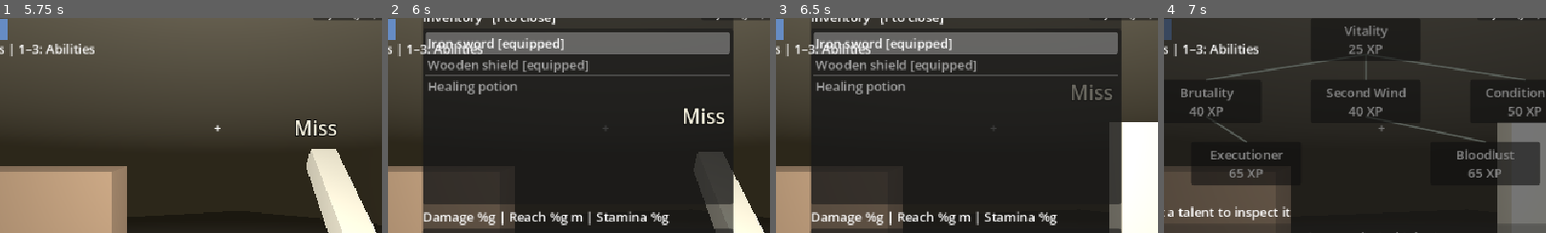
Above: before the commit, frames 1-4 (left to right).
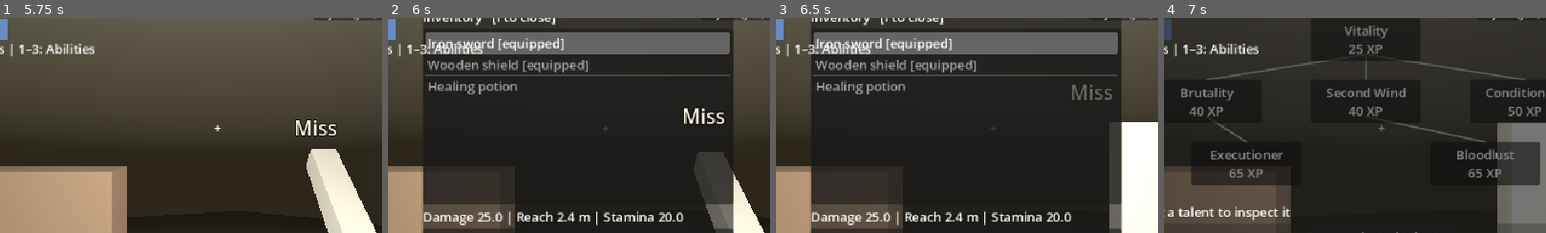
Above: after the commit, the same moments.

Repository: tdonnenfeld/LABIJ
Game: Godot game, scene res://game/main.tscn
The game is run twice, just before and just after one commit, with the same random seed, the same clock (stepped at 60 frames per second) and the same inputs.
Inputs (mouse positions are % of the whole screen's width and height, from its top left):
- Up to frame 1 (5.75 s): click "Solo" at 0.5 s; click "Combat" at 1.25 s; click "XP" at 2 s; click "All" at 2.75 s; click "Loot" at 3.5 s; click "Party" at 4.25 s; tap Enter at 5 s; move the mouse to (55, 50) at 5.02 s; hold W from 5.03 s (still down); tap L at 5.1 s; click (55, 50) at 5.17 s
- Up to frame 2 (6 s): keep holding W; move the mouse to (45, 50) at 5.77 s; tap I at 5.85 s; click (45, 50) at 5.92 s
- Up to frame 3 (6.5 s): keep holding W
- Up to frame 4 (7 s): move the mouse to (60, 28) at 6.52 s; release W at 6.53 s; hold D from 6.53 s (still down); tap K at 6.6 s; click (60, 28) at 6.67 s
The pictures show only the part of the screen within x 22-72%, y 25-75%; the shares and areas given below are measured in that part.

Frame 1 is identical in both runs. In frame 2, 1.6% of the frame differs, in the area x 23-78%, y 89-97%; in frame 3, 1.6%; in frame 4, nothing differs.

Commit message:
Fix unsupported numeric formats and GDScript shadowing warnings

Diff:
--- a/game/combat/projectiles.gd
+++ b/game/combat/projectiles.gd
@@ -4,13 +4,13 @@
 var next_id := 1
 var visual := false
 
-func launch(floor_id: int, at: Vector3, direction: Vector3, speed: float, reach: float, damage: float, color: Color, owner: int, enemy: bool, effect: String, domain: int, bonus: float = 0.0) -> void:
+func launch(floor_id: int, at: Vector3, direction: Vector3, speed: float, reach: float, damage: float, color: Color, source_peer: int, enemy: bool, effect: String, domain: int, bonus: float = 0.0) -> void:
 	if direction.length_squared() < 0.001:
 		return
 	var id := next_id
 	next_id += 1
 	var node := make_node(at, color)
-	shots[id] = {"node": node, "floor": floor_id, "velocity": direction.normalized() * speed, "remaining": reach, "damage": damage, "color": color, "owner": owner, "enemy": enemy, "effect": effect, "domain": domain, "bonus": bonus}
+	shots[id] = {"node": node, "floor": floor_id, "velocity": direction.normalized() * speed, "remaining": reach, "damage": damage, "color": color, "owner": source_peer, "enemy": enemy, "effect": effect, "domain": domain, "bonus": bonus}
 
 func make_node(at: Vector3, color: Color) -> Node3D:
 	var node := Node3D.new()
--- a/game/items/inventory_ui.gd
+++ b/game/items/inventory_ui.gd
@@ -58,23 +58,23 @@
 	use_button.text = "Equip / use"
 	match item.kind:
 		"weapon":
-			details.text = "Damage %g | Reach %g m | Stamina %g" % [item.damage, item.reach, item.stamina_cost]
+			details.text = "Damage %s | Reach %s m | Stamina %s" % [String.num(item.damage, 2), String.num(item.reach, 2), String.num(item.stamina_cost, 2)]
 			if item.projectile_speed > 0:
 				details.text += " | Ranged"
 			if item.poison > 0:
-				details.text += " | Poison %g/s" % item.poison
+				details.text += " | Poison %s/s" % String.num(item.poison, 2)
 			if item.spell_power > 0:
-				details.text += " | Spell power +%g%%" % (item.spell_power * 100)
+				details.text += " | Spell power +%s%%" % String.num(item.spell_power * 100, 2)
 		"scroll":
 			var node := Skills.Talents.find(item.spell_id)
 			details.text = "Read to learn permanently | %s mastery %d" % [Skills.TITLES[node[1]], Skills.SCROLL_REQUIREMENTS[item.spell_id]]
 			use_button.text = "Read scroll"
 		"armor":
-			details.text = "Damage reduction: %g%% | Magic resist: %g%%" % [item.armor * 100, item.magic_resistance * 100]
+			details.text = "Damage reduction: %s%% | Magic resist: %s%%" % [String.num(item.armor * 100, 2), String.num(item.magic_resistance * 100, 2)]
 		"shield":
-			details.text = "Damage blocked: %g%%" % (item.reduction * 100)
+			details.text = "Damage blocked: %s%%" % String.num(item.reduction * 100, 2)
 		_:
-			details.text = "Restores %g HP" % item.heal
+			details.text = "Restores %s HP" % String.num(item.heal, 2)
 
 func send(drop: bool) -> void:
 	var selected := list.get_selected_items()
--- a/game/main.gd
+++ b/game/main.gd
@@ -297,7 +297,7 @@
 	var actor := Player.new()
 	actor.name = str(id)
 	add_child(actor)
-	actor.position = Vector3(float(actors.size() % 4) * 0.85, 1.0, float(actors.size() / 4) * 0.85)
+	actor.position = Vector3(float(actors.size() % 4) * 0.85, 1.0, float(floori(float(actors.size()) / 4.0)) * 0.85)
 	actor.setup(not dedicated and id == multiplayer.get_unique_id(), not dedicated and DisplayServer.get_name() != "headless")
 	actors[id] = actor
 	if multiplayer.is_server():
@@ -636,7 +636,7 @@
 		if actor.use_item(index):
 			world.journal.add("Loot", "%s %s %s" % [actor.display_name, "reads" if item.kind == "scroll" else ("uses" if item.kind == "consumable" else "equips"), item.title])
 			if actor.health > before:
-				world.journal.add("Combat", "%s restores %g HP" % [actor.display_name, actor.health - before], actor.floor_id, actor.position + Vector3.UP, "+%d" % roundi(actor.health - before), "heal", int(actor.name))
+				world.journal.add("Combat", "%s restores %s HP" % [actor.display_name, String.num(actor.health - before, 2)], actor.floor_id, actor.position + Vector3.UP, "+%d" % roundi(actor.health - before), "heal", int(actor.name))
 
 func _skill_action(index: int, value: int) -> void:
 	if multiplayer.is_server():
--- a/game/ui/combat_feedback.gd
+++ b/game/ui/combat_feedback.gd
@@ -11,20 +11,20 @@
 		return
 	var color: Color = COLORS.get(event.style, Color.WHITE)
 	if event.target == local_id and local_layer:
-		var label := Label.new()
-		label.text = event.floating
-		label.add_theme_font_size_override("font_size", 25)
-		label.add_theme_color_override("font_color", color)
-		label.add_theme_color_override("font_outline_color", Color.BLACK)
-		label.add_theme_constant_override("outline_size", 5)
-		label.mouse_filter = Control.MOUSE_FILTER_IGNORE
-		local_layer.add_child(label)
-		label.position = local_layer.size * Vector2(0.60, 0.49) + Vector2(0, float(screen_count % 4) * 25)
+		var screen_label := Label.new()
+		screen_label.text = event.floating
+		screen_label.add_theme_font_size_override("font_size", 25)
+		screen_label.add_theme_color_override("font_color", color)
+		screen_label.add_theme_color_override("font_outline_color", Color.BLACK)
+		screen_label.add_theme_constant_override("outline_size", 5)
+		screen_label.mouse_filter = Control.MOUSE_FILTER_IGNORE
+		local_layer.add_child(screen_label)
+		screen_label.position = local_layer.size * Vector2(0.60, 0.49) + Vector2(0, float(screen_count % 4) * 25)
 		screen_count += 1
-		var tween := label.create_tween().set_parallel(true)
-		tween.tween_property(label, "position:y", label.position.y - 65, 1.1)
-		tween.tween_property(label, "modulate:a", 0.0, 0.45).set_delay(0.65)
-		tween.chain().tween_callback(label.queue_free)
+		var tween := screen_label.create_tween().set_parallel(true)
+		tween.tween_property(screen_label, "position:y", screen_label.position.y - 65, 1.1)
+		tween.tween_property(screen_label, "modulate:a", 0.0, 0.45).set_delay(0.65)
+		tween.chain().tween_callback(screen_label.queue_free)
 		return
 	if texts.size() >= 64:
 		var old: Dictionary = texts.pop_front()
--- a/game/world.gd
+++ b/game/world.gd
@@ -110,11 +110,11 @@
 		marker(jewel_marker, Vector3.ZERO, "THE JEWEL [E]", Color("#e9c96d"))
 		jewel_marker.hide()
 
-func spawn_monster(id: int, floor_id: int, kind: String, at: Vector3, party_size: int, boss: bool, reserve: bool = false) -> void:
+func spawn_monster(id: int, floor_id: int, kind: String, at: Vector3, group_size: int, boss: bool, reserve: bool = false) -> void:
 	var stats := Bestiary.stats(kind)
 	var mob := Node3D.new()
 	add_child(mob)
-	var hp: float = float(stats[1]) * (1.0 + 0.35 * (clampi(party_size, 1, 8) - 1) if boss else 1.0)
+	var hp: float = float(stats[1]) * (1.0 + 0.35 * (clampi(group_size, 1, 8) - 1) if boss else 1.0)
 	mob.position = at + Vector3.UP * float(stats[11]) * 0.5
 	if visual:
 		var mesh := MeshInstance3D.new()
@@ -251,7 +251,7 @@
 		mob.threat = {peer_id: maxf(Threat.PULL, mob.threat.get(peer_id, 0.0))}
 		mob.force_timer = 0.0
 		mob.floor = destination
-		mob.node.position = arrival + Vector3(1.0 + float(i % 3) * 0.6, float(Bestiary.stats(mob.kind)[11]) * 0.5, float(i / 3) * 0.6)
+		mob.node.position = arrival + Vector3(1.0 + float(i % 3) * 0.6, float(Bestiary.stats(mob.kind)[11]) * 0.5, float(floori(float(i) / 3.0)) * 0.6)
 	return true
 
 func simulate(actors: Dictionary, delta: float) -> void:
@@ -426,10 +426,10 @@
 		return false
 	var weapon = Catalog.get_item(actor.inventory.weapon)
 	if weapon.projectile_speed > 0:
-		var owner = party.find_key(actor)
+		var source_peer = party.find_key(actor)
 		var direction := Vector3(-sin(actor.heading), 0, -cos(actor.heading))
 		var effect := "arrow_poison" if actor.skills.learned.has("venom_arrow") else "arrow"
-		projectiles.launch(actor.floor_id, actor.position, direction, weapon.projectile_speed, actor.attack_reach(), actor.attack_damage(), weapon.tint, 0 if owner == null else owner, false, effect, 10, actor.skills.bonus("pierce", 10))
+		projectiles.launch(actor.floor_id, actor.position, direction, weapon.projectile_speed, actor.attack_reach(), actor.attack_damage(), weapon.tint, 0 if source_peer == null else source_peer, false, effect, 10, actor.skills.bonus("pierce", 10))
 		actor.empowered = ""
 		return false
 	var hits: Array = []
@@ -483,8 +483,8 @@
 			status_event(mob, "Bleeding")
 		mob.bleed = 4.0
 		mob.bleed_damage = bleed
-		var owner = party.find_key(actor)
-		mob.bleed_owner = 0 if owner == null else owner
+		var source_peer = party.find_key(actor)
+		mob.bleed_owner = 0 if source_peer == null else source_peer
 	mob.stun = maxf(mob.stun, actor.skills.bonus("stagger", domain))
 	if Catalog.get_item(actor.inventory.weapon).poison > 0:
 		if mob.poison <= 0:
@@ -549,12 +549,12 @@
 	actor.skills.discovered.append(secret_id)
 	return true
 
-func cast(actor, owner: int, id: String) -> void:
+func cast(actor, source_peer: int, id: String) -> void:
 	var stats := Spells.get_spell(id)
 	var direction := Vector3(-sin(actor.heading), 0, -cos(actor.heading))
 	var damage: float = stats[2] * (1.0 + actor.skills.bonus("spell_damage", stats[0]) + Catalog.get_item(actor.inventory.weapon).spell_power)
 	var bonus: float = actor.skills.bonus("burn_bonus", stats[0]) + actor.skills.bonus("slow_bonus", stats[0])
-	projectiles.launch(actor.floor_id, actor.position, direction, stats[3], stats[4], damage, stats[6], owner, false, stats[7], stats[0], bonus)
+	projectiles.launch(actor.floor_id, actor.position, direction, stats[3], stats[4], damage, stats[6], source_peer, false, stats[7], stats[0], bonus)
 
 func spell_hit(shot: Dictionary, mob: Dictionary, actors: Dictionary) -> void:
 	if shot.effect == "blast":
@@ -572,7 +572,7 @@
 func apply_spell_damage(shot: Dictionary, mob: Dictionary, actors: Dictionary) -> void:
 	if mob.health <= 0:
 		return
-	var owner = actors.get(shot.owner)
+	var caster = actors.get(shot.owner)
 	var damage: float = shot.damage
 	if shot.effect in ["burn", "blast"] and mob.slow > 0:
 		damage *= 1.25
@@ -584,14 +584,14 @@
 		damage *= 1.0 - float(Bestiary.stats(mob.kind)[7]) * (1.0 - shot.bonus)
 	else:
 		damage *= 1.0 - Bestiary.resistance(mob.kind, shot.domain)
-	Threat.add(mob, shot.owner, minf(mob.health, damage) * (1.0 + (owner.skills.bonus("threat") if owner != null else 0.0)))
-	log_monster_hit(mob, owner.display_name if owner != null else "Projectile", minf(mob.health, damage), "damage" if shot.effect.begins_with("arrow") else "magic")
+	Threat.add(mob, shot.owner, minf(mob.health, damage) * (1.0 + (caster.skills.bonus("threat") if caster != null else 0.0)))
+	log_monster_hit(mob, caster.display_name if caster != null else "Projectile", minf(mob.health, damage), "damage" if shot.effect.begins_with("arrow") else "magic")
 	mob.health = maxf(0.0, mob.health - damage)
 	mob.hurt = 0.18
-	if owner != null and owner.health > 0:
-		owner.skills.credit(shot.domain, 8)
+	if caster != null and caster.health > 0:
+		caster.skills.credit(shot.domain, 8)
 	if mob.health <= 0:
-		reward_kill(mob, owner, actors)
+		reward_kill(mob, caster, actors)
 		return
 	match shot.effect:
 		"arrow_poison":
@@ -618,8 +618,8 @@
 			status_event(mob, "Staggered")
 			mob.stun = maxf(mob.stun, 0.5)
 
-static func encounter_count(floor_id: int, party_size: int) -> int:
-	return ceili((6.0 + Routes.depth(floor_id) * 2.0) * (1.0 + 0.65 * (clampi(party_size, 1, 8) - 1)))
+static func encounter_count(floor_id: int, group_size: int) -> int:
+	return ceili((6.0 + Routes.depth(floor_id) * 2.0) * (1.0 + 0.65 * (clampi(group_size, 1, 8) - 1)))
 
 func threat_ability(actor, peer: int, ability: String) -> bool:
 	if actor.health <= 0 or actor.attack_phase != 0 or actor.cast_id != "" or not actor.skills.learned.has(ability) or actor.skills.cooldowns.get(ability, 0.0) > 0:
@@ -711,7 +711,7 @@
 func watch_player(actor, peer: int) -> void:
 	actor.damage_event.connect(func(amount, blocked, parried, source_name): player_hit(actor, peer, amount, blocked, parried, source_name))
 	actor.xp_event.connect(func(amount): journal.add("XP", "%s gains %d XP" % [actor.display_name, amount], actor.floor_id, actor.position + Vector3.UP, "+%d XP" % amount, "xp", peer))
-	actor.skills.usage_xp.connect(func(domain, amount): journal.add("XP", "%s gains %g %s XP" % [actor.display_name, amount, actor.Skills.TITLES[domain]]))
+	actor.skills.usage_xp.connect(func(domain, amount): journal.add("XP", "%s gains %s %s XP" % [actor.display_name, String.num(amount, 2), actor.Skills.TITLES[domain]]))
 
 func player_hit(actor, peer: int, amount: float, blocked: bool, parried: bool, source_name: String) -> void:
 	var effect := "Parried" if parried else ("Blocked" if blocked else "")
--- a/tests/feedback.gd
+++ b/tests/feedback.gd
@@ -3,6 +3,8 @@
 const World = preload("res://game/world.gd")
 const Player = preload("res://game/player.gd")
 const Journal = preload("res://game/world/journal.gd")
+const InventoryUI = preload("res://game/items/inventory_ui.gd")
+const Catalog = preload("res://game/items/catalog.gd")
 
 func _initialize() -> void:
 	call_deferred("run")
@@ -24,6 +26,8 @@
 	actor.take_damage(20.0, actor.position + Vector3(0, 0, -2), false, "Goblin")
 	var event: Dictionary = world.journal.history.back()
 	var ok: bool = event.floating.contains("Blocked") and event.target == 1 and is_equal_approx(actor.health, 96.0)
+	actor.skills.credit(4, 2.5)
+	ok = ok and world.journal.history.back().message == "Player 1 gains 2.5 Shields XP"
 	actor.gain_xp(100)
 	ok = ok and world.journal.history.back().category == "XP"
 	var mob: Dictionary = world.monsters[0]
@@ -38,6 +42,19 @@
 	for i in range(220):
 		j.add("Party", str(i))
 	ok = ok and j.history.size() == 200 and j.drain().size() == 220 and j.drain().is_empty()
+	var ui := InventoryUI.new()
+	root.add_child(ui)
+	for id in Catalog.ITEMS:
+		ui.refresh([["sword", "shield", id], 0, 1, -1])
+		ui.list.select(2)
+		ui.update_details()
+		ok = ok and not ui.details.text.is_empty() and not ui.details.text.contains("%g")
+		if id == "spear":
+			ok = ok and ui.details.text.contains("3.4 m")
+		if id == "ward_mail":
+			ok = ok and ui.details.text.contains("15%") and ui.details.text.contains("30%")
+		if id == "potion":
+			ok = ok and ui.details.text == "Restores 35 HP"
 	if not ok:
 		push_error("Party defeat or combat journal test failed")
 	quit(0 if ok else 1)
